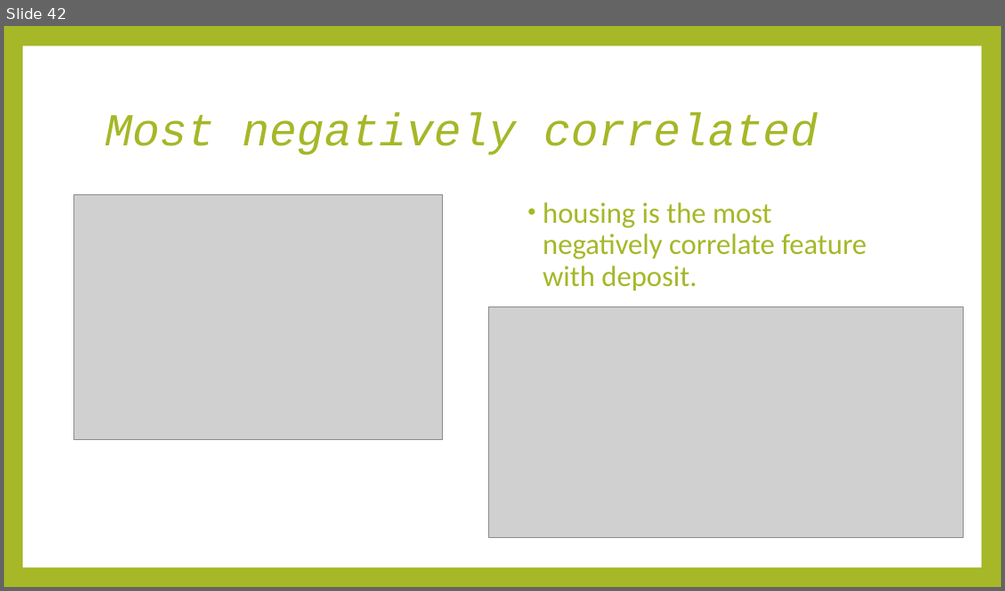
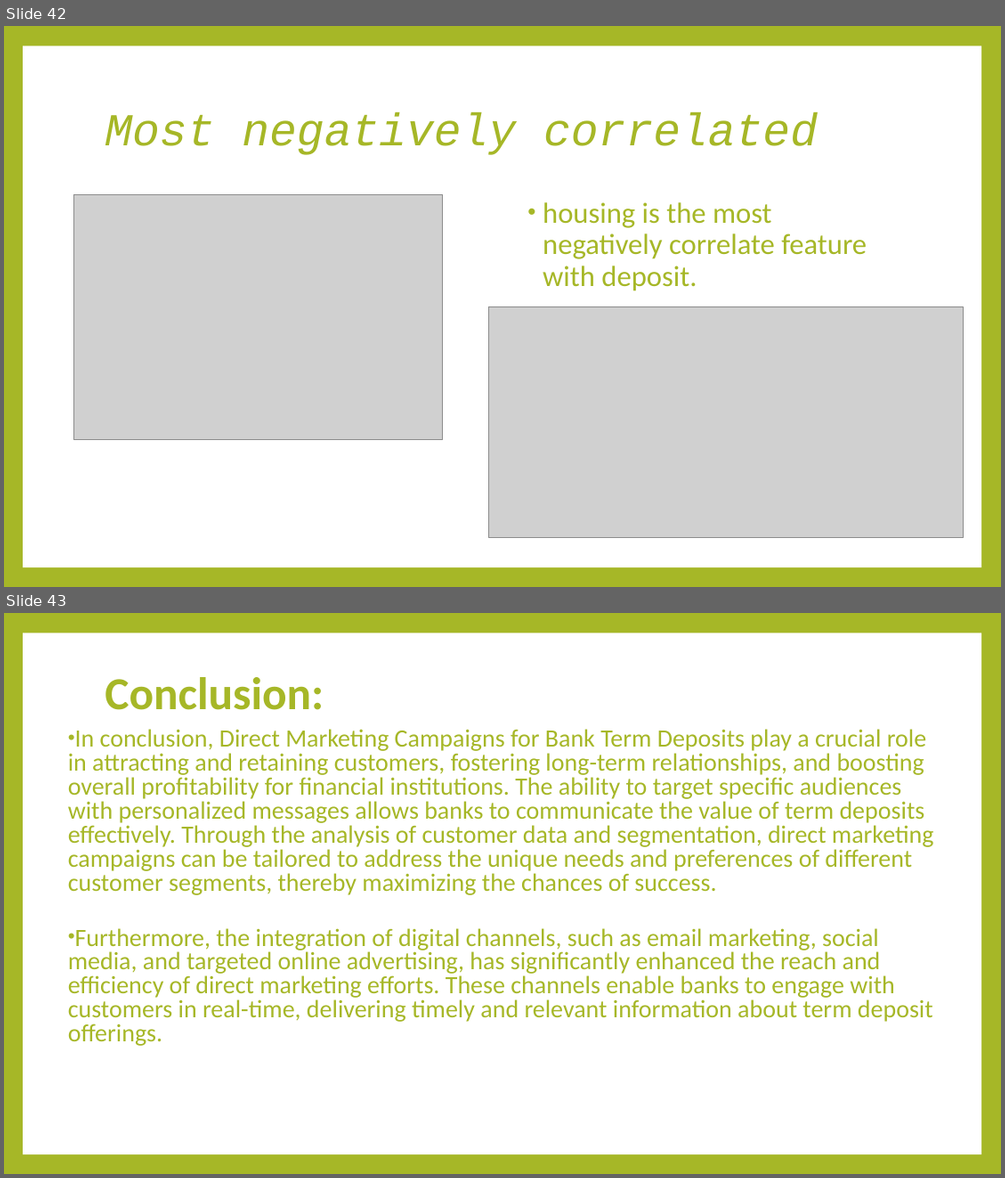
Before and after one commit to JMurage/Bank-term-deposit, a slide deck: Bank term deposit.pptx. Shown one above the other, each under a label of ours: slide 42 before the commit, slides 42 and 43 after it. The pictures are 1005x591 and 1005x1178 pixels, drawn with LibreOffice and Linux fonts; fonts in the diff are those of the drawing; grey boxes stand for pictures. Boxes give left, top, right and bottom in pixels: in the first picture for what was removed or moved away, otherwise in the second. Text is boxed around its words. In the diff, an @@ line names an element or a change of style, - is before the commit and + after.

```diff
--- a/Bank term deposit.pptx
+++ b/Bank term deposit.pptx
@@ slide 43 added at bbox=[4, 613, 1001, 1174], background #A6B727; not listed: 1 template element that a slide beside it also shows @@
@@ title added at bbox=[105, 677, 324, 710], 44 pt, text #A6B727, bold @@
+Conclusion:
@@ text added at bbox=[68, 729, 934, 1046], 24 pt, text #A6B727 @@
+• In conclusion, Direct Marketing Campaigns for Bank Term Deposits play a crucial role in attracting and retaining customers, fostering long-term relationships, and boosting overall profitability for financial institutions. The ability to target specific audiences with personalized messages allows banks to communicate the value of term deposits effectively. Through the analysis of customer data and segmentation, direct marketing campaigns can be tailored to address the unique needs and preferences of different customer segments, thereby maximizing the chances of success.
+• Furthermore, the integration of digital channels, such as email marketing, social media, and targeted online advertising, has significantly enhanced the reach and efficiency of direct marketing efforts. These channels enable banks to engage with customers in real-time, delivering timely and relevant information about term deposit offerings.
```
Also in this commit, not shown: 2 other slides added.
